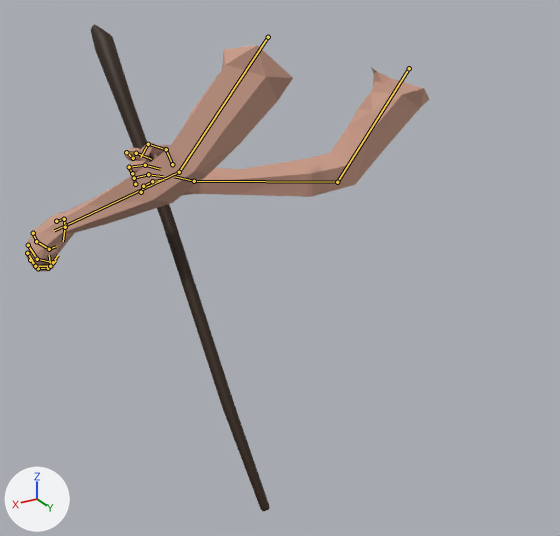
The Blender file ScoopsField/res/items/darkwood_staff/darkwood_staff_moveset.blend, before and after one commit.
The view is the same before and after, from a 50 mm camera at (0.822, 1.071, 0.06) aimed at (0.179, 0.0, -0.476). Every picture has the same lights, and +X, +Y and +Z are marked at lower left. The first picture is the older version. Both versions are drawn at frame 12 of the action 'unequip'; the numbers are the values there. The bones that change, and the others that lie on the model, are drawn over the model as lines.

The first picture shows 'Cube', 'Viewmodel'.
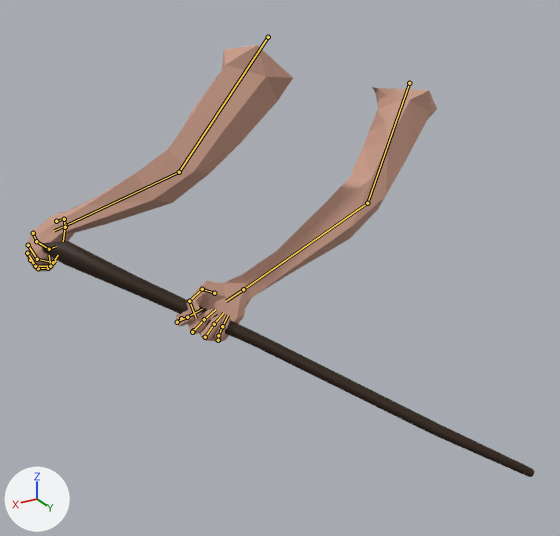
Boxes [x1, y1, x2, y2] around the edits, measured in the pictures (560 x 536 px):
'Viewmodel', posed (31% taller): before [26, 45, 429, 271]; after [26, 45, 437, 342]
'Cube', posed (174% wider, 51% shorter): before [91, 25, 270, 511]; after [42, 241, 535, 477]
bone 'upperarm_r', root to tip: before (409, 68) to (337, 182); after (409, 83) to (367, 203)
bone 'lowerarm_r', root to tip: before (337, 182) to (194, 181); after (367, 203) to (243, 289)

The change in detail:
Bone 'upperarm_r' (bone_upperarm_r) turns from (-11, -3, 43) to (-14, -4, 58) degrees about its own x, y and z.
Bone 'lowerarm_r' (bone_lowerarm_r) turns from (38, 18, 43) to (51, 25, 58) degrees about its own x, y and z.
Bone 'weapon_r' (bone_weapon_r) moves from (0.33, -0.344, 0.188) to (0.31, -0.542, -0.017).
Bone 'weapon_r' (bone_weapon_r) turns from (92, 52, 90) to (127, 44, 79) degrees about its own x, y and z.
